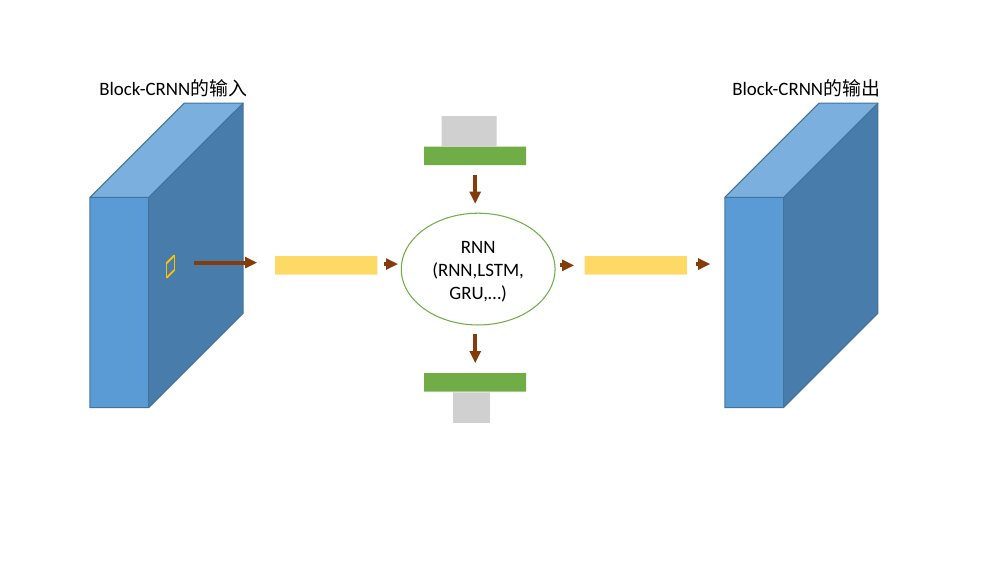
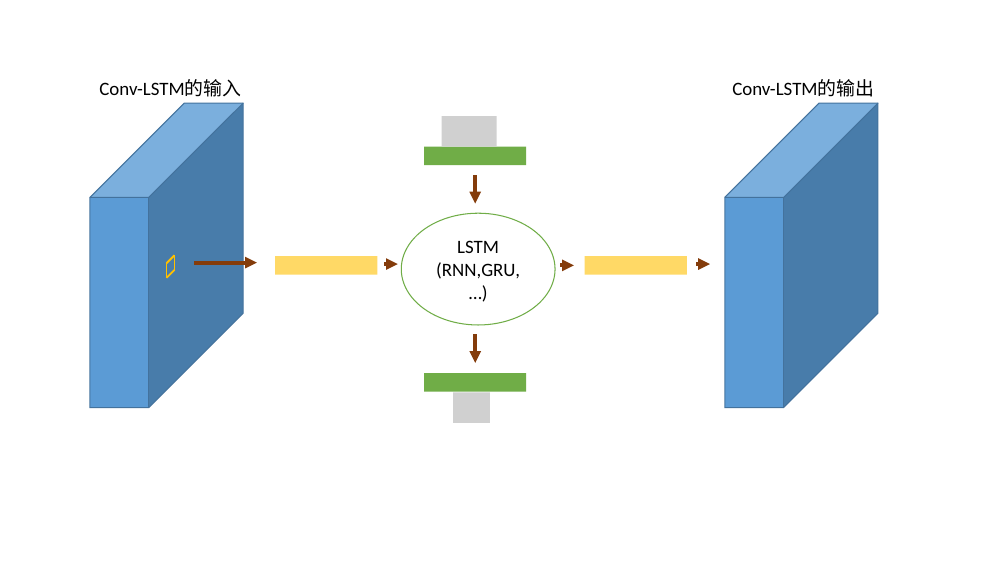
Before and after one commit to wolffytom/mth, a slide deck: slide 1 of chap/img/crnn.pptx. Drawn at 1008x567 pixels with LibreOffice and Linux fonts; fonts in the diff are those of the drawing; grey boxes stand for pictures. Boxes give left, top, right and bottom in pixels: in the first picture for what was removed or moved away, otherwise in the second. Text is boxed around its words. In the diff, an @@ line names an element or a change of style, - is before the commit and + after.

```diff
--- a/chap/img/crnn.pptx
+++ b/chap/img/crnn.pptx
@@ text at box(99, 79, 241, 97): text changed @@
-Block-CRNN的输入
+Conv-LSTM的输入
@@ text at box(732, 79, 874, 97): text changed @@
-Block-CRNN的输出
+Conv-LSTM的输出
@@ text in ellipse at box(436, 240, 520, 279): text changed @@
-RNN
-(RNN,LSTM,GRU,…)
+LSTM
+(RNN,GRU,…)
```
Also in this commit, not shown: 7 other files.
